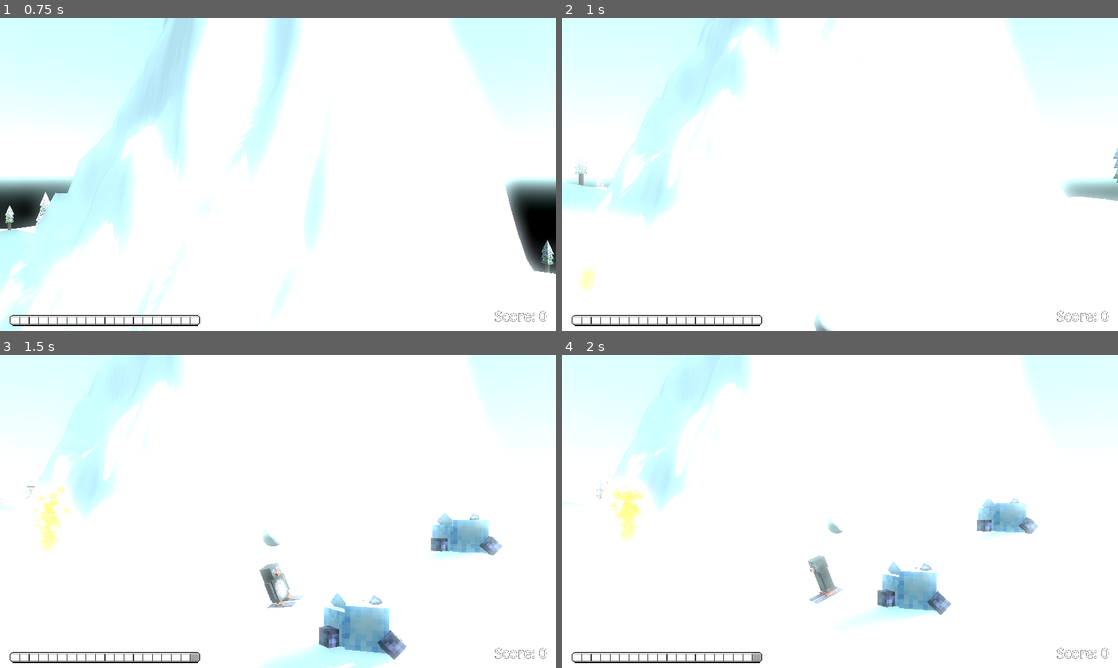
Above: before the commit, frames 1-4 (two rows, left to right).
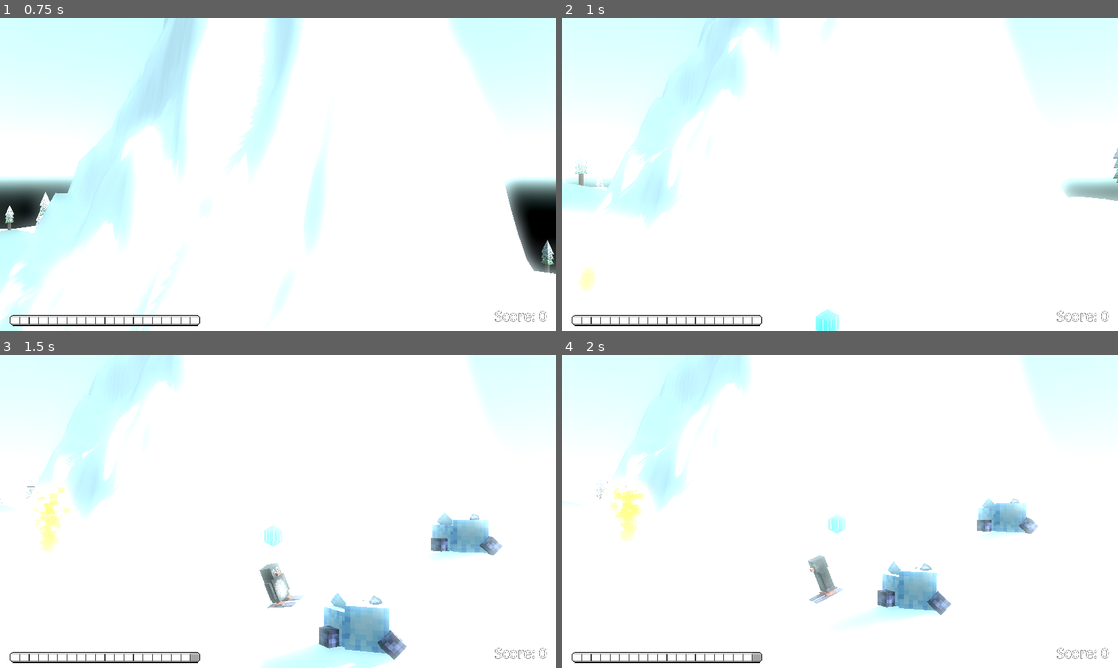
Above: after the commit, the same moments.

Repository: CodingBigTime/pencil-chisel-code-2023
Game: Godot game, scene res://scenes/ui/main_menu.tscn
The game is run twice, just before and just after one commit, with the same random seed, the same clock (stepped at 60 frames per second) and the same inputs.
Inputs (mouse positions are in pixels of both pictures, inside the frame that each line leads up to):
- Up to frame 1 (0.75 s): click (66, 133) at 0.5 s
- Up to frame 2 (1 s): no input
- Up to frame 3 (1.5 s): hold D (right) from 1.28 s (still down); tap Space (boost) at 1.35 s
- Up to frame 4 (2 s): keep holding D (right)

Frame 1 is identical in both runs. In frame 2, 0.2% of the frame differs, in the area x 45-50%, y 93-100%; in frame 3, 0.2%; in frame 4, 0.1%.

Commit message:
Update boost powerup model

Diff:
--- a/objects/boost.tscn
+++ b/objects/boost.tscn
@@ -1,6 +1,17 @@
-[gd_scene load_steps=3 format=3 uid="uid://32004prnxbjg"]
+[gd_scene load_steps=4 format=3 uid="uid://diwkcvyk3e2v2"]
 
 [ext_resource type="Script" path="res://objects/boost.gd" id="1_n3r86"]
+
+[sub_resource type="StandardMaterial3D" id="StandardMaterial3D_lv4ag"]
+transparency = 2
+alpha_scissor_threshold = 0.5
+alpha_antialiasing_mode = 0
+shading_mode = 2
+vertex_color_use_as_albedo = true
+vertex_color_is_srgb = true
+albedo_color = Color(0, 2.4, 0.3, 0.5)
+emission_enabled = true
+emission = Color(0, 1.6, 0.3, 1)
 
 [sub_resource type="SphereShape3D" id="SphereShape3D_teicj"]
 
@@ -10,6 +21,10 @@
 [node name="Area3D" type="Area3D" parent="."]
 
 [node name="CSGSphere3D" type="CSGSphere3D" parent="Area3D"]
+radial_segments = 6
+rings = 3
+smooth_faces = false
+material = SubResource("StandardMaterial3D_lv4ag")
 
 [node name="CollisionShape3D" type="CollisionShape3D" parent="Area3D"]
 shape = SubResource("SphereShape3D_teicj")
Not shown: 1 places in scenes/main.tscn that only renumber resources
